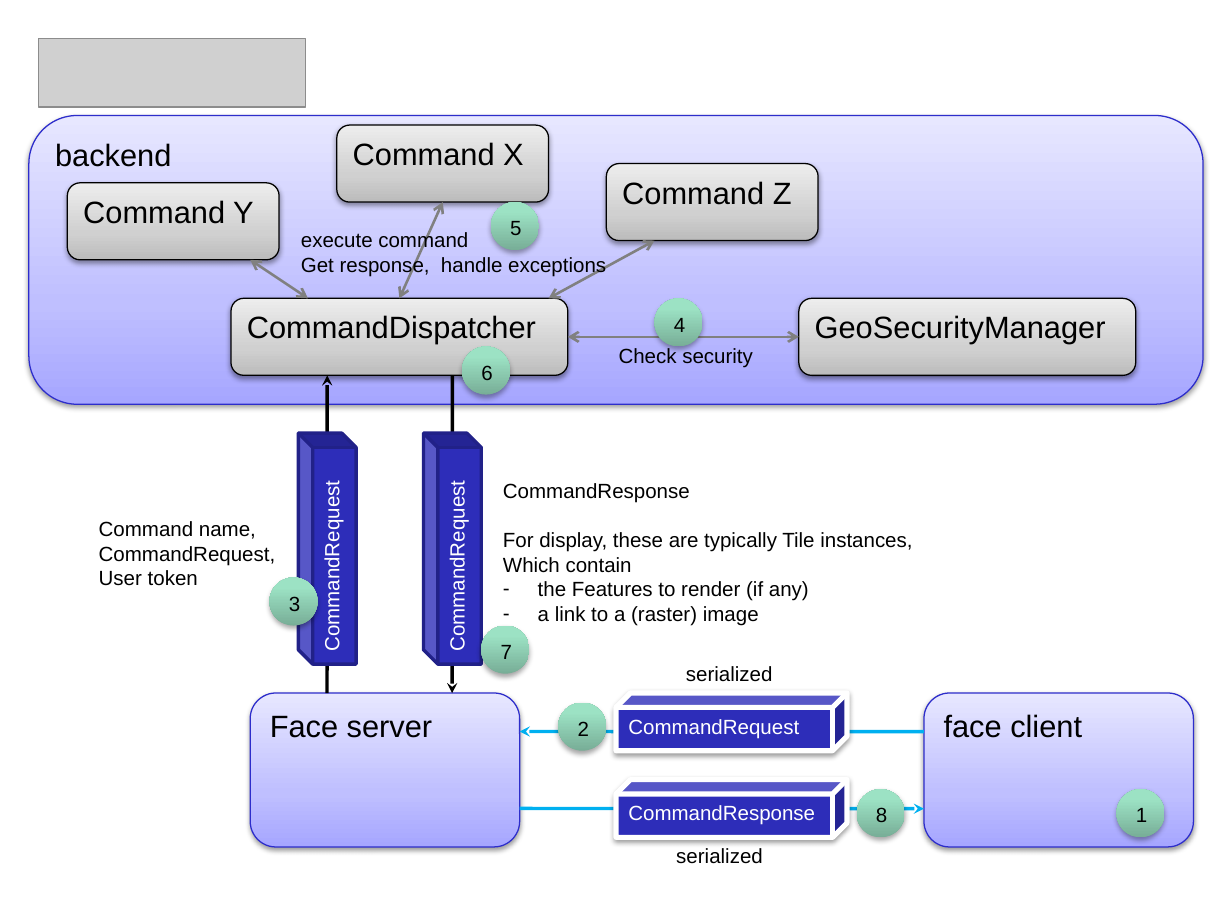
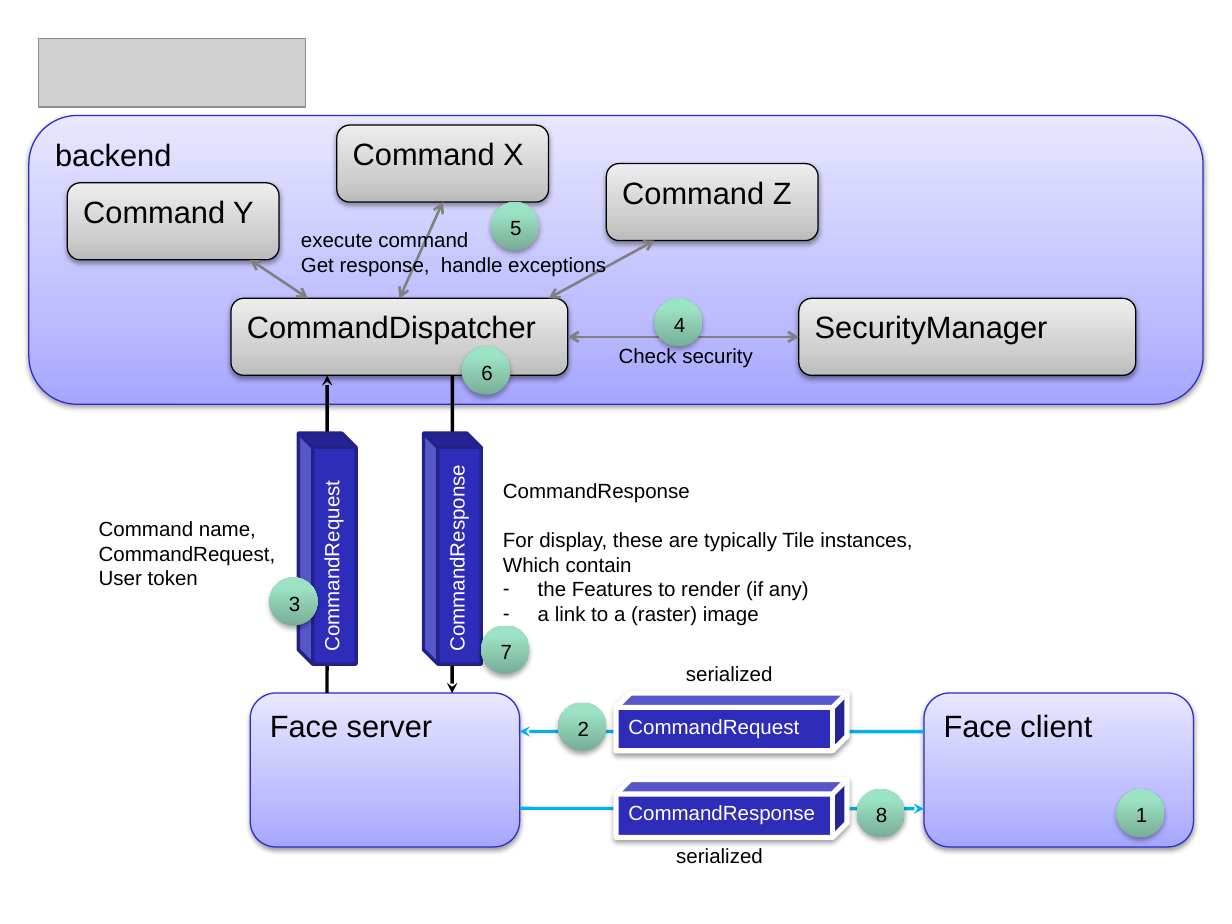
Before and after one commit to geomajas/geomajas-project-server, a slide deck: slide 5 of documentation/devuserguide/en-GB/images/architecture slides.pptx. Drawn at 1232x924 pixels with LibreOffice and Linux fonts; fonts in the diff are those of the drawing; grey boxes stand for pictures. Boxes give left, top, right and bottom in pixels: in the first picture for what was removed or moved away, otherwise in the second. Text is boxed around its words. In the diff, an @@ line names an element or a change of style, - is before the commit and + after.

```diff
--- a/documentation/devuserguide/en-GB/images/architecture slides.pptx
+++ b/documentation/devuserguide/en-GB/images/architecture slides.pptx
@@ text in rounded rectangle at (x1=815, y1=315, x2=1048, y2=344): text changed @@
-GeoSecurityManager
+SecurityManager
@@ text in cube at (x1=446, y1=483, x2=469, y2=646): text changed @@
-CommandRequest
+CommandResponse
@@ text in rounded rectangle at (x1=944, y1=714, x2=1092, y2=738): text changed @@
-face client
+Face client
```
Also in this commit, not shown: 2 other slides changed, 3 other files.
